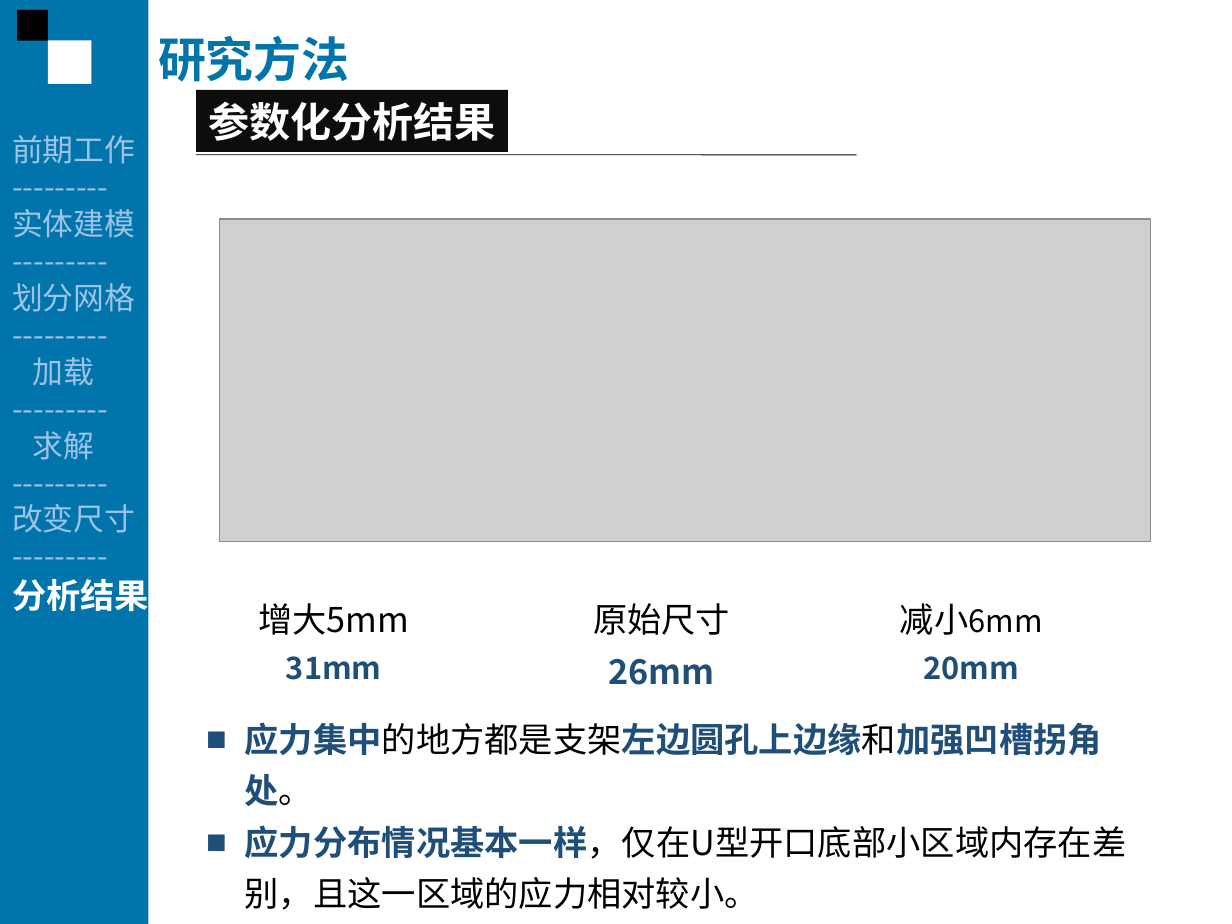
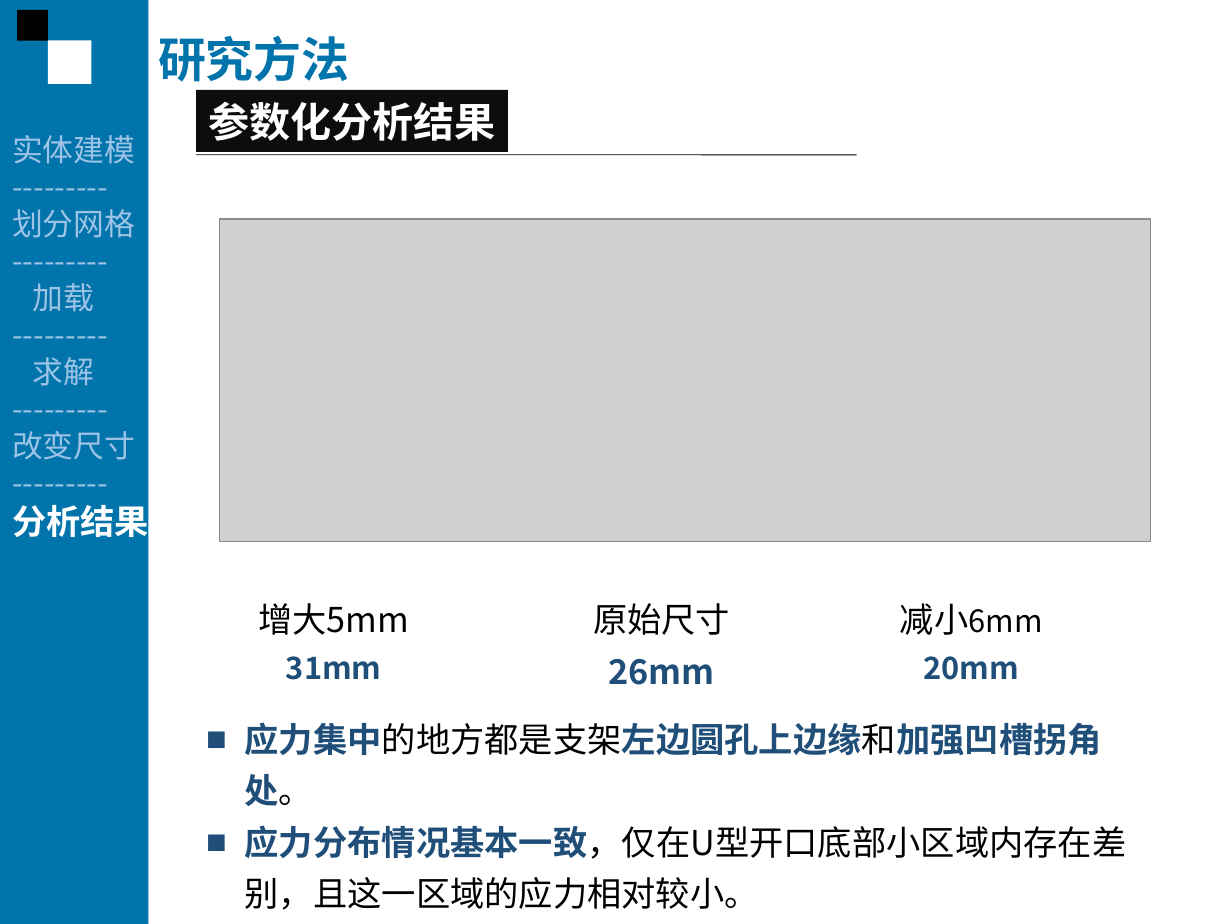
Before and after one commit to Fitor/Thesis, a slide deck: slide 18 of report/Report By Ci.ppt (slide 21 before the commit). Drawn at 1232x924 pixels with LibreOffice and Linux fonts; fonts in the diff are those of the drawing; grey boxes stand for pictures. Boxes give left, top, right and bottom in pixels: in the first picture for what was removed or moved away, otherwise in the second. Text is boxed around its words. In the diff, an @@ line names an element or a change of style, - is before the commit and + after.

```diff
--- a/report/Report By Ci.ppt
+++ b/report/Report By Ci.ppt
@@ text at (x1=12, y1=135, x2=135, y2=164): paragraphs removed @@
-前期工作
----------
@@ text at (x1=245, y1=825, x2=1127, y2=910): text changed @@
-■ 应力分布情况基本一样，仅在U型开口底部小区域内存在差别，且这一区域的应力相对较小。
+■ 应力分布情况基本一致，仅在U型开口底部小区域内存在差别，且这一区域的应力相对较小。
```
Also in this commit, not shown: 17 other slides changed, 3 slides removed, 1 other file.
